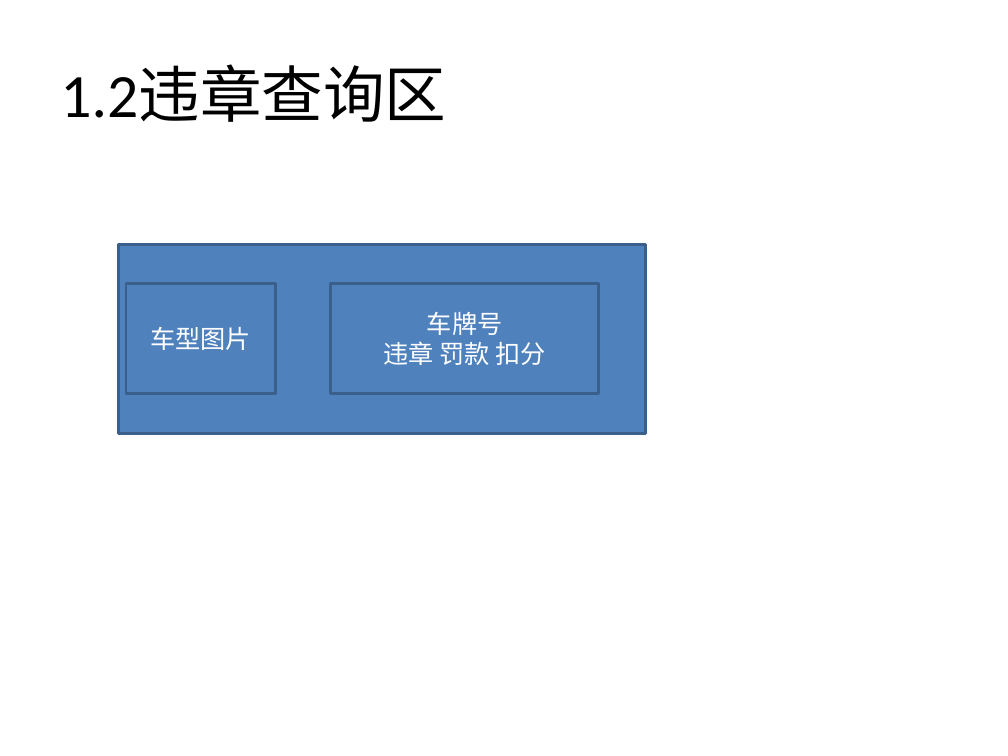
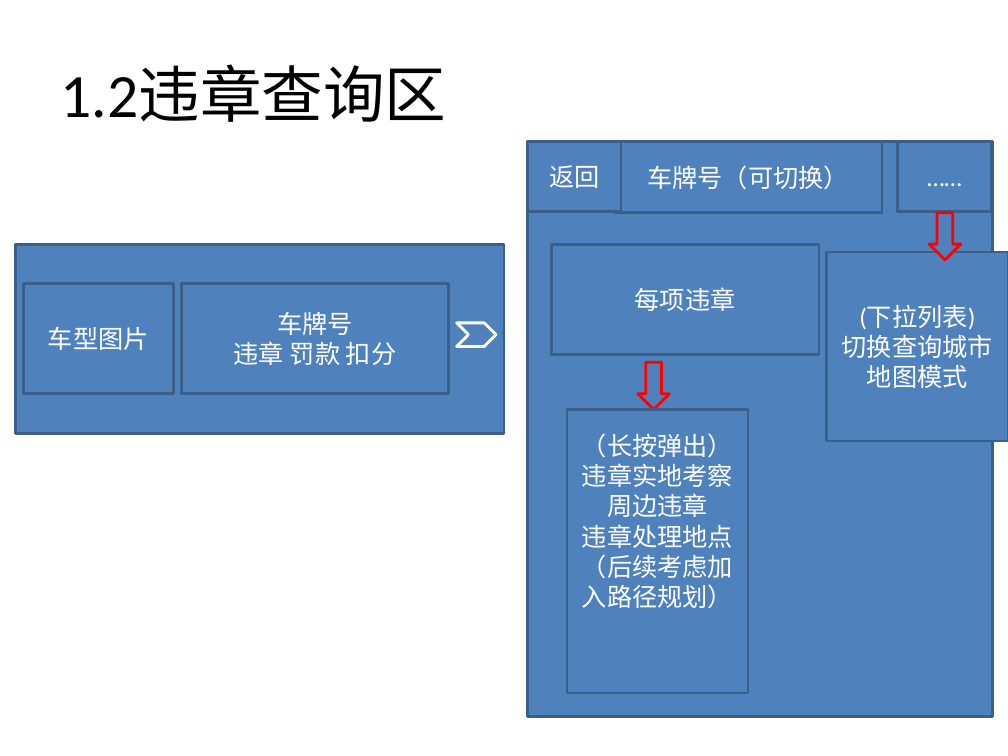
Before and after one commit to iWorkTogether/TrafficViolationProof_Android, a slide deck: slide 5 of docs/交通违章保卫战.pptx. Drawn at 1008x756 pixels with LibreOffice and Linux fonts; fonts in the diff are those of the drawing. Boxes give left, top, right and bottom in pixels: in the first picture for what was removed or moved away, otherwise in the second. Text is boxed around its words. In the diff, an @@ line names an element or a change of style, - is before the commit and + after.

```diff
--- a/docs/交通违章保卫战.pptx
+++ b/docs/交通违章保卫战.pptx
@@ rectangle added at <box>527,142,992,717</box>, fill #4F81BD, outline #3A5F8C 2 pt @@
@@ rectangle added at <box>527,142,621,212</box>, fill #4F81BD, outline #3A5F8C 2 pt, 18 pt, text #FFFFFF @@
+返回
@@ rectangle added at <box>614,142,882,213</box>, fill #4F81BD, outline #3A5F8C 2 pt, 18 pt, text #FFFFFF @@
+车牌号（可切换）
@@ rectangle added at <box>898,142,992,212</box>, fill #4F81BD, outline #3A5F8C 2 pt, 18 pt, text #FFFFFF @@
+……
@@ down arrow added at <box>929,213,961,260</box>, fill #4F81BD, outline #FF0000 2 pt @@
@@ rectangle: place and size @@
-rectangle at <box>118,244,645,433</box>
+rectangle at <box>16,244,504,433</box>
@@ rectangle added at <box>551,244,820,354</box>, fill #4F81BD, outline #3A5F8C 2 pt, 18 pt, text #FFFFFF @@
+每项违章
@@ rectangle added at <box>827,252,1008,442</box>, fill #4F81BD, outline #3A5F8C 2 pt, 18 pt, text #FFFFFF @@
+(下拉列表)
+切换查询城市
+地图模式
@@ rectangle "车型图片": place and size @@
-rectangle "车型图片" at <box>126,283,275,393</box>
+rectangle "车型图片" at <box>23,283,172,393</box>
@@ rectangle "车牌号": place and size @@
-rectangle "车牌号" at <box>331,283,599,393</box>
+rectangle "车牌号" at <box>181,283,450,393</box>
@@ chevron added at <box>457,323,496,346</box>, fill #4F81BD, outline #FFFFFF 2 pt @@
@@ down arrow added at <box>638,362,669,409</box>, fill #4F81BD, outline #FF0000 2 pt @@
@@ rectangle added at <box>568,409,749,692</box>, fill #4F81BD, outline #3A5F8C 2 pt, 18 pt, text #FFFFFF @@
+（长按弹出）
+违章实地考察
+周边违章
+违章处理地点（后续考虑加入路径规划）
```
Also in this commit, not shown: 5 other slides changed, 1 slide added.
